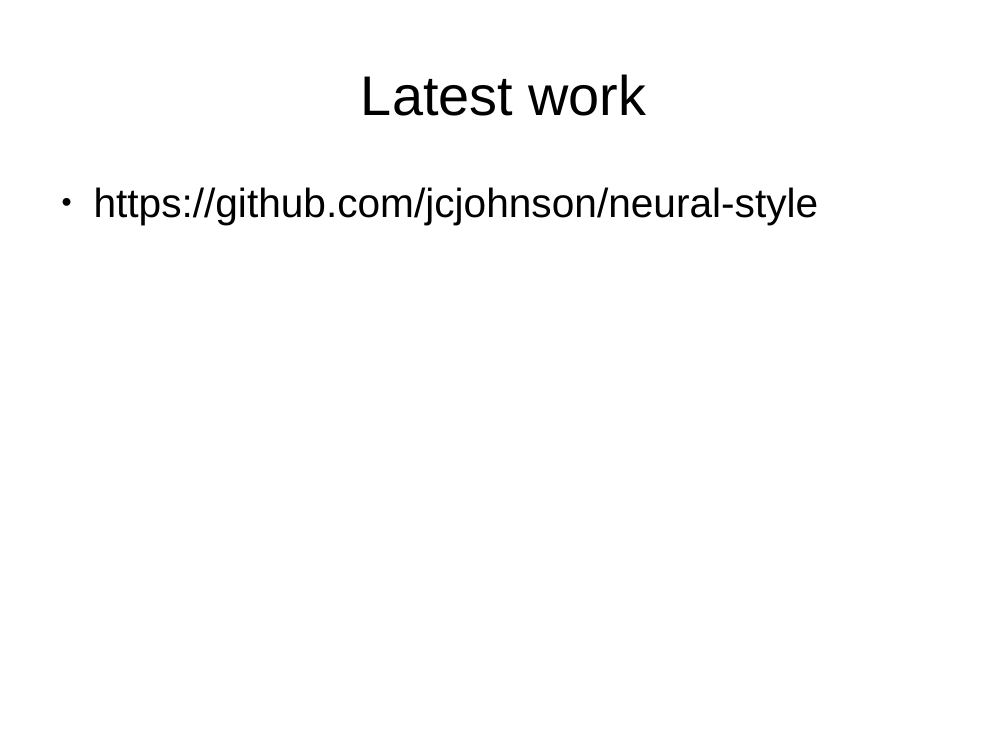
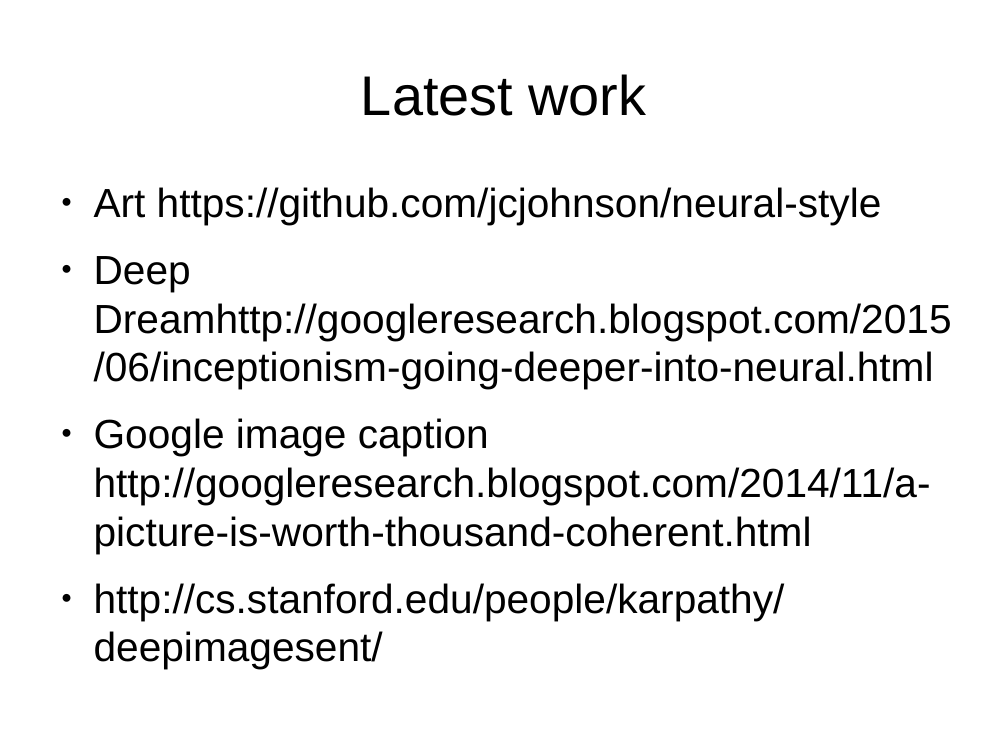
Before and after one commit to gmicros/annBrownBag, a slide deck: slide 20 of pres.odp (slide 17 before the commit). Drawn at 1008x756 pixels with LibreOffice and Linux fonts; fonts in the diff are those of the drawing. Boxes give left, top, right and bottom in pixels: in the first picture for what was removed or moved away, otherwise in the second. Text is boxed around its words. In the diff, an @@ line names an element or a change of style, - is before the commit and + after.

```diff
--- a/pres.odp
+++ b/pres.odp
@@ text at [94,187,952,620]: text changed @@
-● https://github.com/jcjohnson/neural-style
+● Art https://github.com/jcjohnson/neural-style
+● Deep Dreamhttp://googleresearch.blogspot.com/2015/06/inceptionism-going-deeper-into-neural.html
+● Google image caption http://googleresearch.blogspot.com/2014/11/a-picture-is-worth-thousand-coherent.html
+● http://cs.stanford.edu/people/karpathy/deepimagesent/
```
Also in this commit, not shown: 3 other slides changed, 3 slides added, 10 other files.
